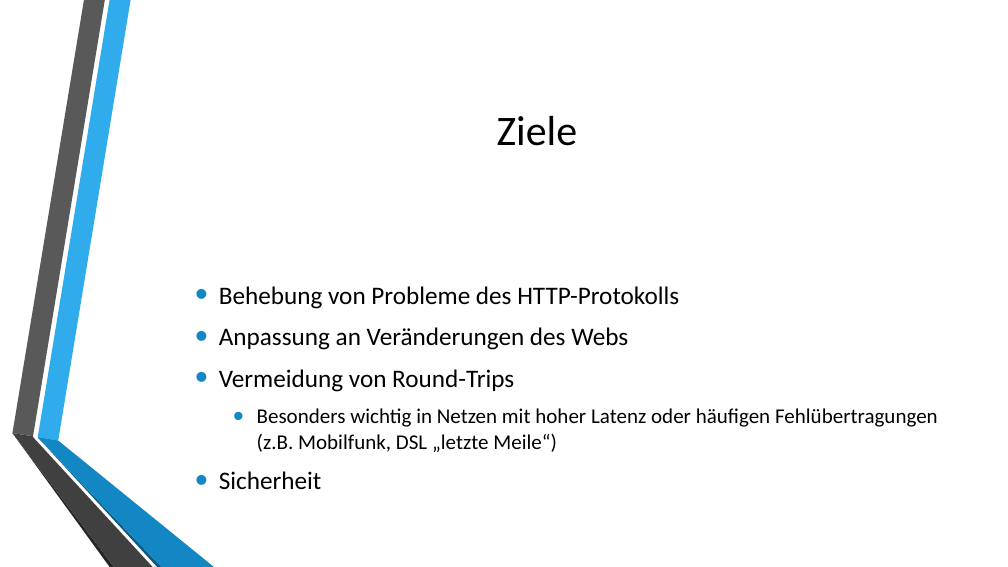
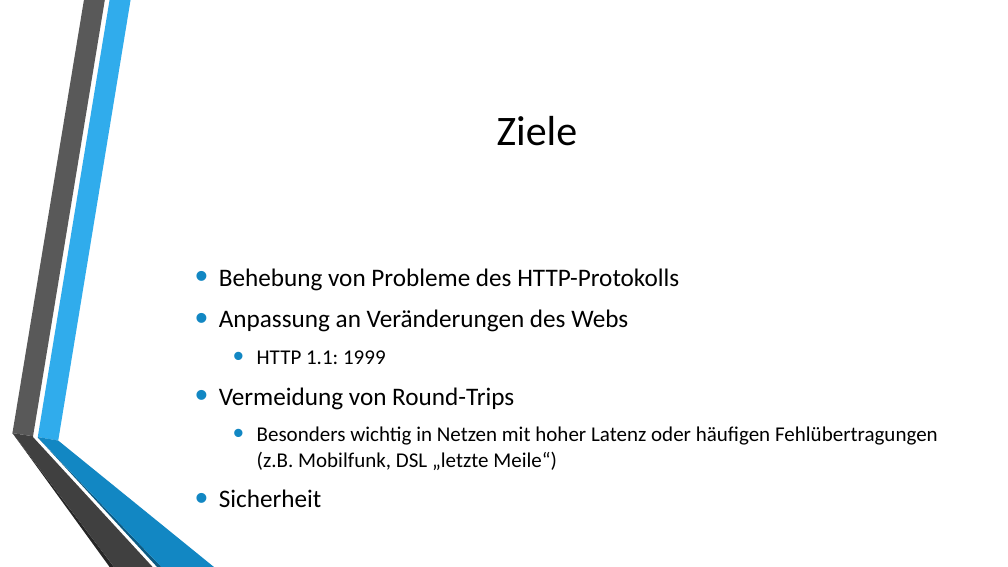
Before and after one commit to autarchprinceps/Reactive-Load-Generator, a slide deck: slide 5 of research/Präsentation.pptx. Drawn at 1008x567 pixels with LibreOffice and Linux fonts; fonts in the diff are those of the drawing; background and template pictures are left out. Boxes give left, top, right and bottom in pixels: in the first picture for what was removed or moved away, otherwise in the second. Text is boxed around its words. In the diff, an @@ line names an element or a change of style, - is before the commit and + after.

```diff
--- a/research/Präsentation.pptx
+++ b/research/Präsentation.pptx
@@ text at (257, 350, 386, 364): paragraph added @@
+  • HTTP 1.1: 1999
```
Also in this commit, not shown: 7 other slides changed, 1 slide added, 1 other file.
